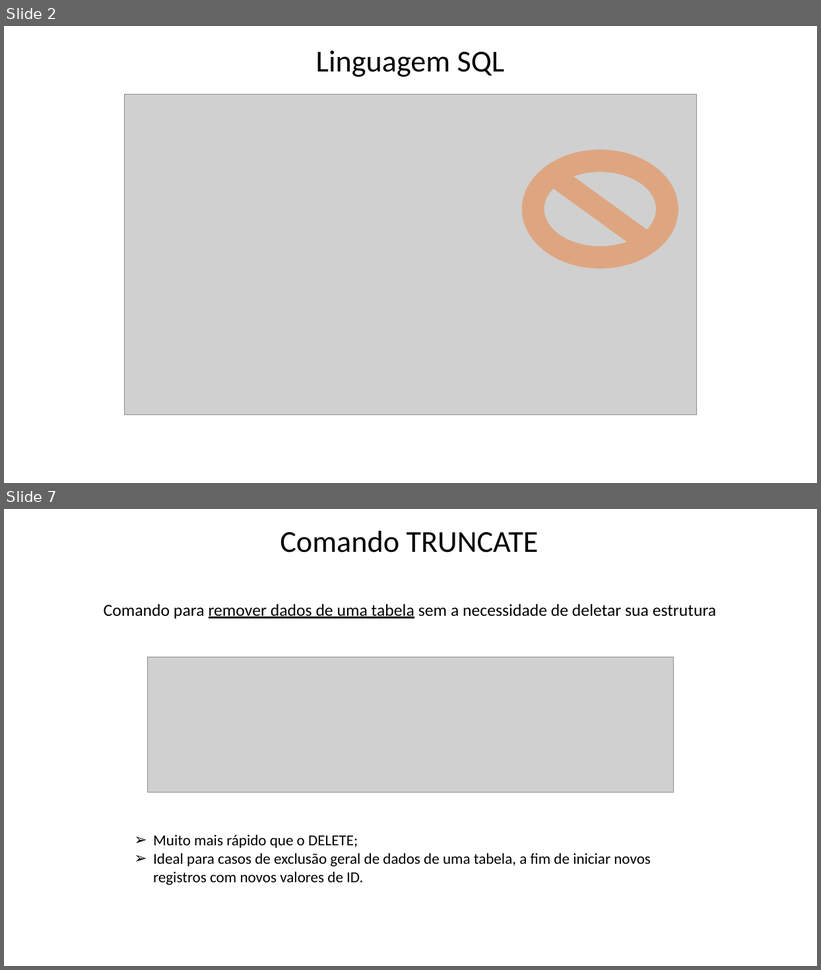
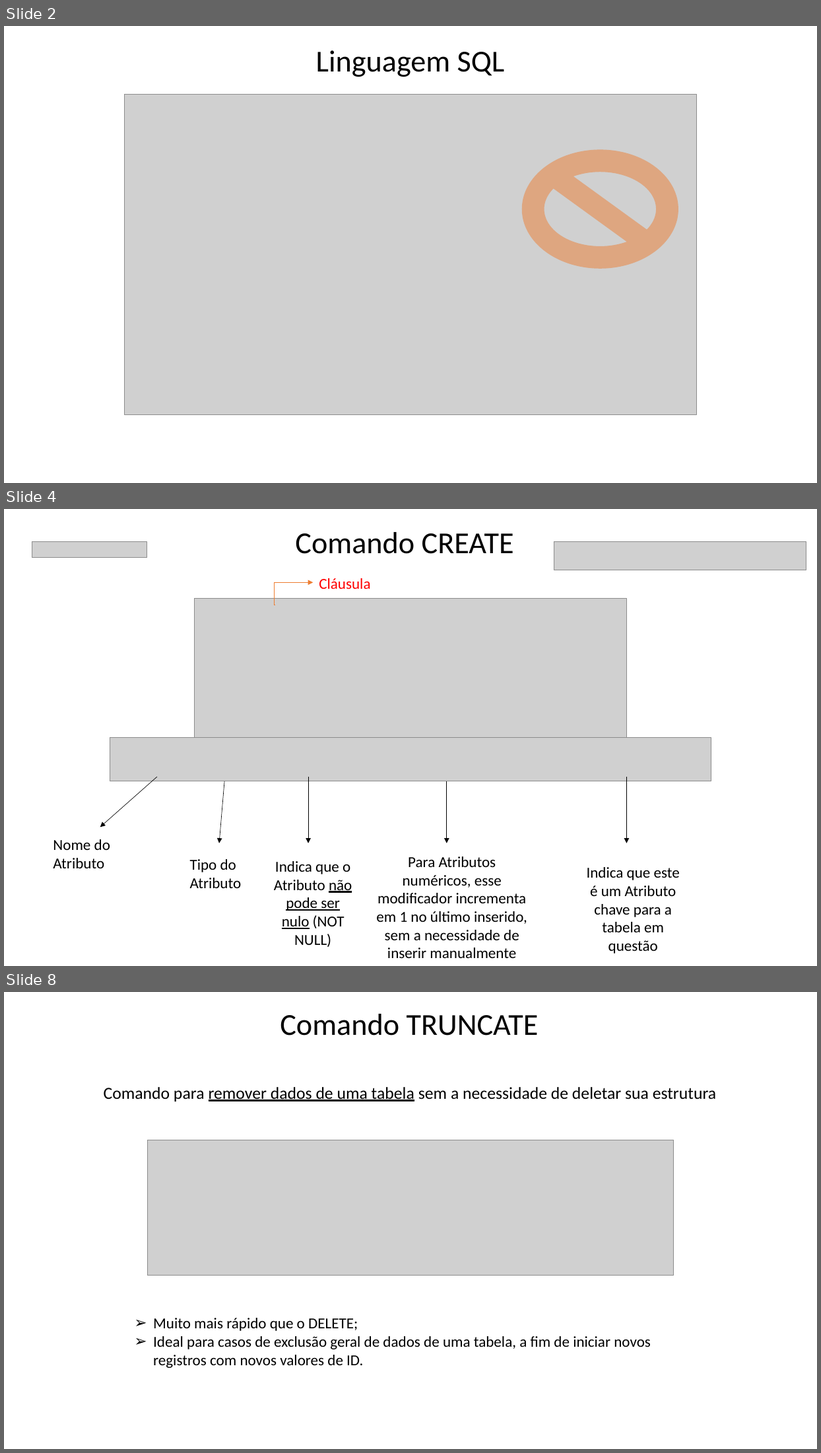
Before and after one commit to Felipe-Tagawa/C07-Monitoria, a slide deck: Aula 5/ComandosDDL.pptx. Shown one above the other, each under a label of ours: slides 2 and 7 before the commit, slides 2, 4 and 8 after it; the slides between them are not shown. The pictures are 821x970 and 821x1453 pixels, drawn with LibreOffice and Linux fonts; fonts in the diff are those of the drawing; grey boxes stand for pictures; background and template pictures are left out. Boxes give left, top, right and bottom in pixels: in the first picture for what was removed or moved away, otherwise in the second. Text is boxed around its words. In the diff, an @@ line names an element or a change of style, - is before the commit and + after.

```diff
--- a/Aula 5/ComandosDDL.pptx
+++ b/Aula 5/ComandosDDL.pptx
@@ slide 4 added at bbox=[4, 509, 817, 966], background picture (left out) @@
@@ picture added at bbox=[32, 541, 147, 557] @@
@@ text added at bbox=[295, 532, 514, 554], 36 pt, text #000000 @@
+Comando CREATE
@@ picture added at bbox=[554, 541, 807, 570] @@
@@ elbow arrow added from (275, 605) to (314, 582), #ED7D31 0.5 pt @@
@@ text added at bbox=[319, 578, 370, 589], 18 pt, text #FF0000 @@
+Cláusula
@@ picture added at bbox=[194, 599, 627, 738] @@
@@ picture added at bbox=[110, 738, 712, 782] @@
@@ arrow added from (157, 777) to (100, 827), #000000 0.5 pt @@
@@ arrow added from (225, 782) to (219, 843), #000000 0.5 pt @@
@@ arrow added from (308, 777) to (308, 843), #000000 0.5 pt @@
@@ arrow added from (447, 782) to (447, 843), #000000 0.5 pt @@
@@ arrow added from (627, 777) to (627, 843), #000000 0.5 pt @@
@@ text added at bbox=[53, 840, 110, 869], 18 pt, text #000000 @@
+Nome do Atributo
@@ text added at bbox=[190, 859, 242, 889], 18 pt, text #000000 @@
+Tipo do Atributo
@@ text added at bbox=[274, 861, 352, 947], 18 pt, text #000000 @@
+Indica que o Atributo não pode ser nulo (NOT NULL)
@@ text added at bbox=[376, 857, 527, 958], 18 pt, text #000000 @@
+Para Atributos numéricos, esse modificador incrementa em 1 no último inserido, sem a necessidade de inserir manualmente
@@ text added at bbox=[587, 867, 680, 954], 18 pt, text #000000 @@
+Indica que este é um Atributo chave para a tabela em questão
@@ what was slide 7 is now slide 8 @@
```
Also in this commit, not shown: 2 slides changed, 2 other files.
